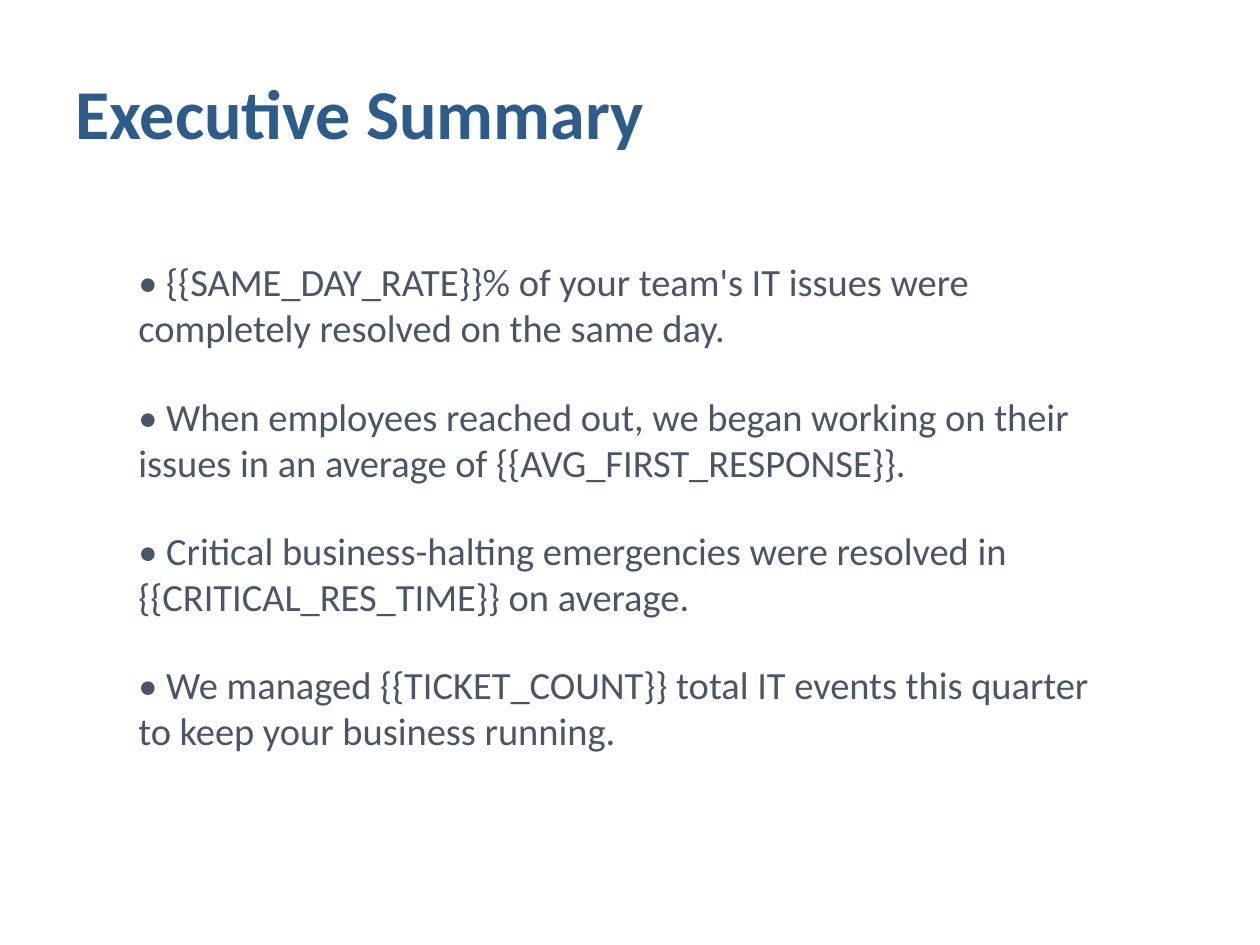
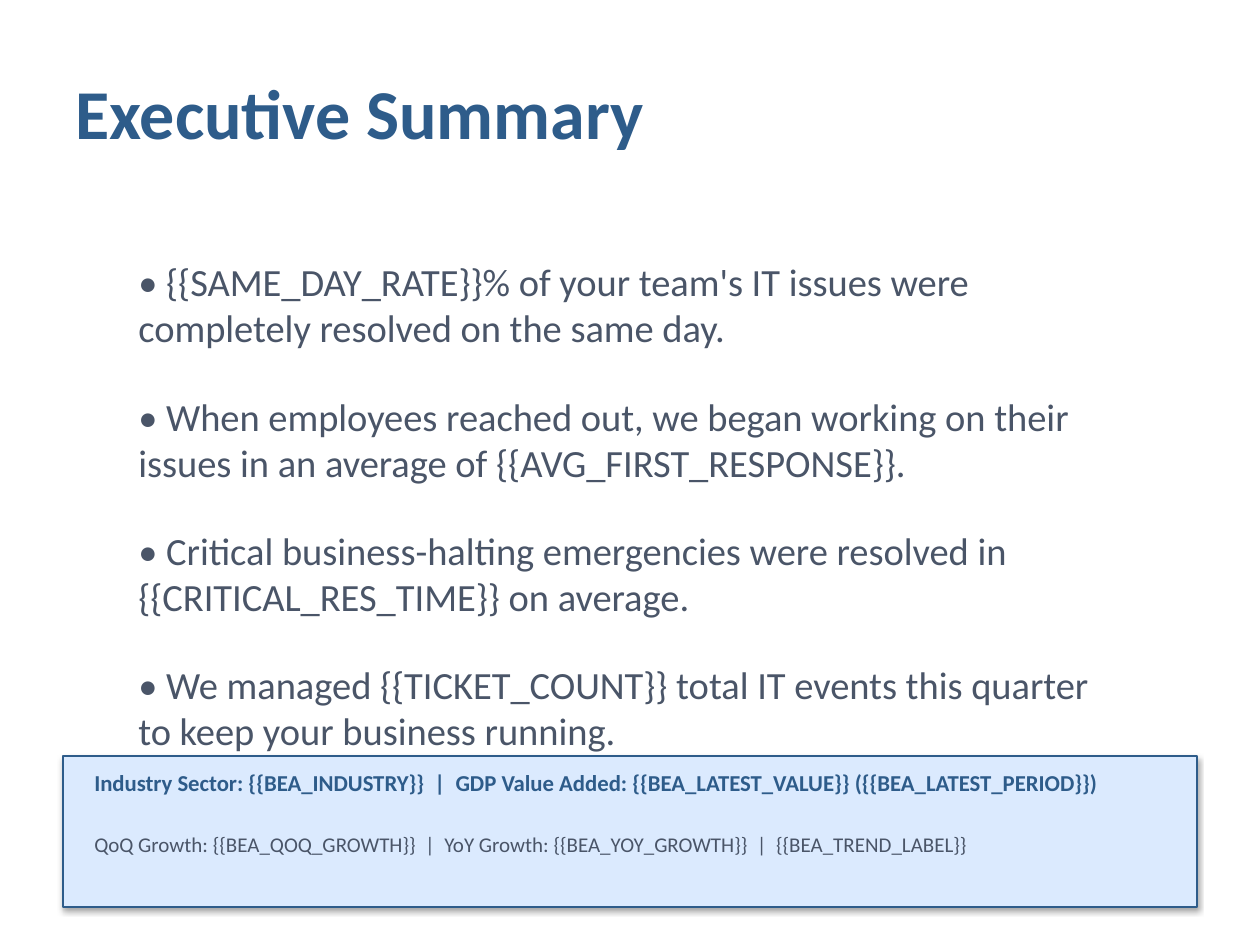
Before and after one commit to EcoFireGit/halopsa_QbrImpactSlides_v0, a slide deck: slide 2 of Master_QBR_Template.pptx. Drawn at 1260x945 pixels with LibreOffice and Linux fonts; fonts in the diff are those of the drawing. Boxes give left, top, right and bottom in pixels: in the first picture for what was removed or moved away, otherwise in the second. Text is boxed around its words. In the diff, an @@ line names an element or a change of style, - is before the commit and + after.

```diff
--- a/Master_QBR_Template.pptx
+++ b/Master_QBR_Template.pptx
@@ rectangle added at (63, 756, 1197, 907), fill #DBEAFE, outline #2E5C8A 0.75 pt @@
@@ text added at (94, 774, 1097, 795), 13 pt, text #2E5C8A, bold @@
+Industry Sector: {{BEA_INDUSTRY}} | GDP Value Added: {{BEA_LATEST_VALUE}} ({{BEA_LATEST_PERIOD}})
@@ text added at (94, 837, 966, 855), 12 pt, text #4A5568 @@
+QoQ Growth: {{BEA_QOQ_GROWTH}} | YoY Growth: {{BEA_YOY_GROWTH}} | {{BEA_TREND_LABEL}}
```
Also in this commit, not shown: 4 other files.
